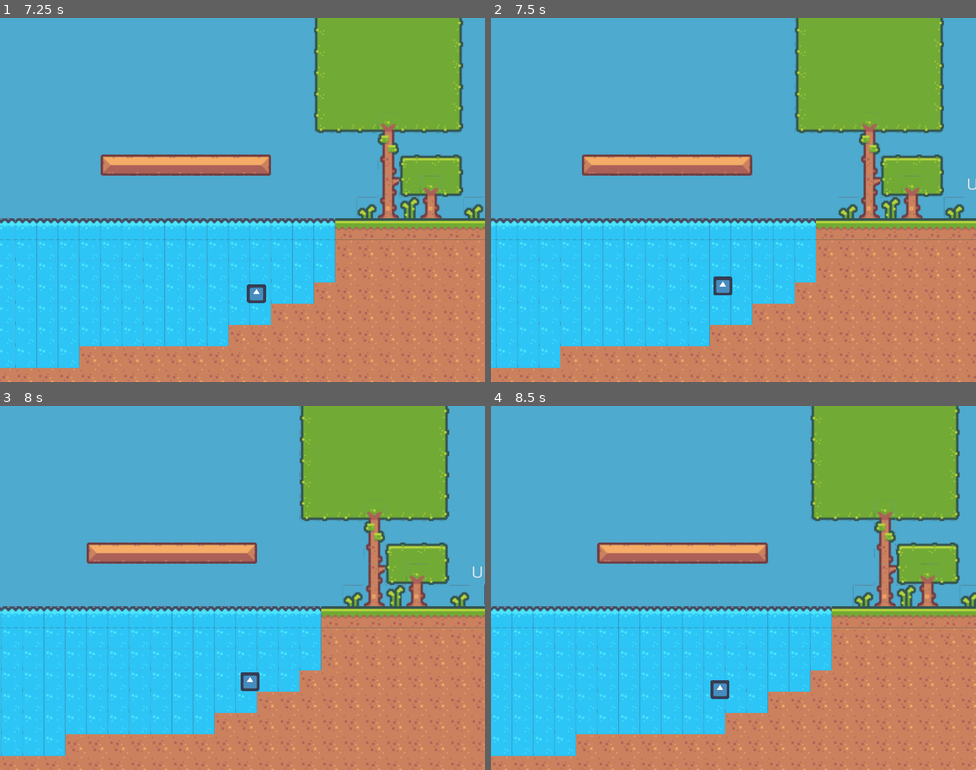
Above: before the commit, frames 1-4 (two rows, left to right).
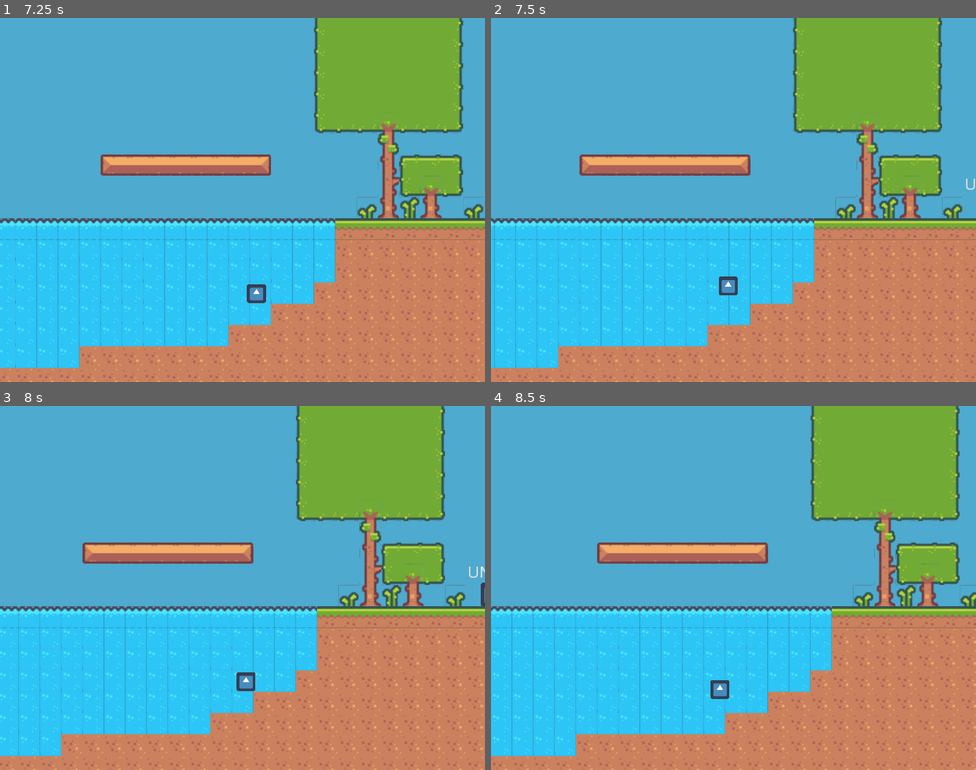
Above: after the commit, the same moments.

Repository: parkernalch/metroidvania-month-19
Game: Godot game, scene res://Gameplay/Stages/TestStage/TestStage.tscn
Same seed, same stepped clock (60 frames per second), same inputs: the game is played once before the commit and once after it. The engine's default icon, where the game draws it, is replaced by a stand-in: a white triangle on a blue panel in a dark square.
Inputs:
- Up to frame 1 (7.25 s): hold D (move_right) 0.53-1.28 s; tap Space (jump) at 0.6, 0.77, 1.07, 1.35, 1.52, 1.82, 2.1, 2.85, 3.02, 3.32, 3.6, 3.77, 4.07, 4.35, 4.52, 4.82, 5.1, 5.85, 6.02, 6.32, 6.6, 6.77, 7.07 s; hold Left (move_left) 1.28-2.03 s; hold D (move_right) 2.03-3.53 s; hold Left (move_left) 3.53-5.78 s; hold D (move_right) from 5.78 s (still down)
- Up to frame 2 (7.5 s): keep holding D (move_right); tap Space (jump) at 7.35 s
- Up to frame 3 (8 s): keep holding D (move_right); tap Space (jump) at 7.52, 7.82 s
- Up to frame 4 (8.5 s): release D (move_right) at 8.03 s; hold Left (move_left) from 8.03 s (still down); tap Space (jump) at 8.1 s

Frame 1 is identical in both runs. In frame 2, 6.2% of the frame differs, in the area x 0-100%, y 0-100%; in frame 3, 7.7%; in frame 4, less than 0.1%.

Commit message:
can now wall jump opposite direction of contacted wall

Diff:
--- a/Gameplay/Player/Player.tscn
+++ b/Gameplay/Player/Player.tscn
@@ -16,8 +16,8 @@
 jump_has_air_control = true
 jump_buffer_timeout = 0.5
 jump_coyote_timeout = 0.2
-wall_drag = 0.35
-wall_drag_decay_time = 10.0
+wall_drag = 0.5
+wall_drag_decay_time = 0.8
 wall_jump_enabled = true
 wall_jump_force = 300.0
 wall_jump_angle = 45.0
@@ -55,12 +55,12 @@
 
 [node name="LeftCast" type="RayCast2D" parent="."]
 enabled = true
-cast_to = Vector2( -10, 0 )
+cast_to = Vector2( -12, 0 )
 collision_mask = 2
 
 [node name="RightCast" type="RayCast2D" parent="."]
 enabled = true
-cast_to = Vector2( 10, 0 )
+cast_to = Vector2( 12, 0 )
 collision_mask = 2
 
 [node name="CoyoteTimer" type="Timer" parent="."]
--- a/Gameplay/Player/PlayerController.gd
+++ b/Gameplay/Player/PlayerController.gd
@@ -11,6 +11,7 @@
 onready var left_cast: RayCast2D = $LeftCast
 onready var right_cast: RayCast2D = $RightCast
 onready var coyote_timer: Timer = $CoyoteTimer
+onready var wall_drag_decay_timer: Timer = $WallDragDecayTimer
 onready var jump_buffer_timer: Timer = $JumpBufferTimer
 
 export var size_per_unit = 16
@@ -38,7 +39,7 @@
 var jump_released = false
 
 # wall
-var on_wall = null # "left" or "right"
+var on_wall = false # "left" or "right"
 var wall_drag_strength = 0
 
 class Accel:
@@ -133,7 +134,7 @@
 		var v = velocity.x
 		var has_wall_jumped = $WallJumpControlTimer.time_left > 0
 		if has_wall_jumped:
-			var wall_jump_control_factor = 1 if not has_wall_jumped else 1 - $WallJumpControlTimer.time_left / $WallJumpControlTimer.wait_time
+			var wall_jump_control_factor = $WallJumpControlTimer.time_left / $WallJumpControlTimer.wait_time
 			v += forces.acceleration * delta * horizontal_input * wall_jump_control_factor
 			return v
 		v += forces.acceleration * delta * horizontal_input
@@ -154,8 +155,9 @@
 	else:
 		v += base_gravity * data.gravity_up_modifier * delta * size_per_unit
 
+	print(on_wall)
 	# handle wall drag
-	if on_wall != null and velocity.y > 0:
+	if on_wall and velocity.y > 0:
 		var wall_drag = v * (wall_drag_strength) * sign(v) * -1
 		v += wall_drag
 	if v > 0 and v > data.gravity_terminal_velocity:
@@ -167,17 +169,12 @@
 	var was_stationary = time_since_last_move > 0.5 and is_grounded
 	is_grounded = cast.is_colliding() or cast2.is_colliding()
 
-	var is_on_left_wall = left_cast.is_colliding() and horizontal_input < 0
-	var is_on_right_wall = right_cast.is_colliding() and horizontal_input > 0
-
-	if is_on_left_wall:
-		on_wall = "left"
-	elif is_on_right_wall:
-		on_wall = "right"
-	else:
-		on_wall = null
-
-	if on_wall != null:
+	var is_on_left_wall = left_cast.is_colliding()
+	var is_on_right_wall = right_cast.is_colliding()
+
+	on_wall = true if is_on_left_wall or is_on_right_wall else false
+
+	if on_wall:
 		wall_drag_strength = max(wall_drag_strength - delta / data.wall_drag_decay_time, 0)
 
 	if was_airborne and is_grounded:
@@ -188,10 +185,10 @@
 		coyote_timer.start(data.jump_coyote_timeout)
 
 	if (jump_pressed or jump_buffer_timer.time_left > 0):
-		if on_wall != null and not is_grounded:
+		if on_wall and not is_grounded:
 			velocity.y = - data.wall_jump_force * sin(data.wall_jump_angle)
 			velocity.x = - data.wall_jump_force * cos(data.wall_jump_angle)
-			if on_wall == "left":
+			if left_cast.is_colliding():
 				velocity.x *= -1
 			$WallJumpControlTimer.start()
 		elif jumps_remaining > 0 and time_since_jump > coyote_timer.wait_time:
